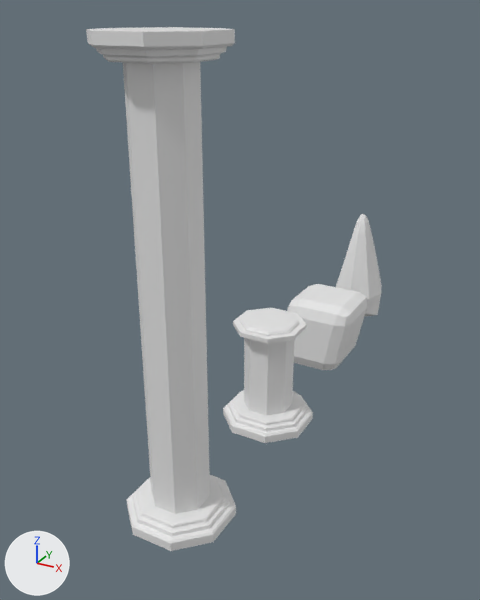
Before and after pictures for a commit that changed the Blender file Assets/3D Models/Props/newRuins.blend.
One viewpoint serves both versions: a 50 mm camera at (6.04, -12.39, 9.07) aimed at (-0.78, 0.01, 2.87). Every picture has the same lights, and +X, +Y and +Z are marked at lower left.
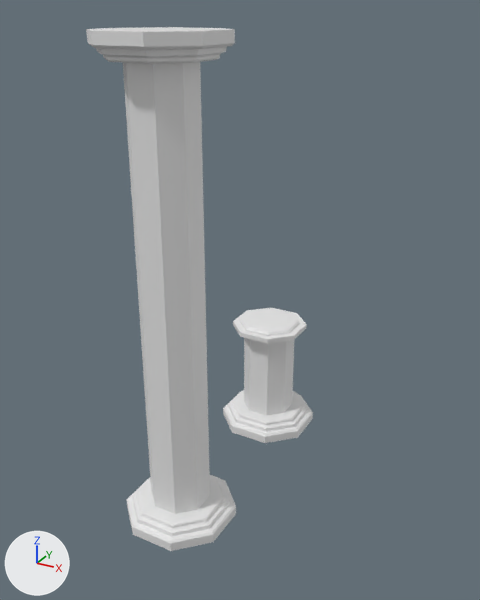
The change, as a diff of the scene's bpy script:
```diff
--- a/Assets/3D Models/Props/newRuins.blend.py
+++ b/Assets/3D Models/Props/newRuins.blend.py
@@ ob_cube_003 @@
-ob_cube_003 = bpy.data.objects.new('Cube.003', me_cube_004)
-ob_cube_003.location = (0.0, 6.3, 1.01)
@@ ob_cube_002 @@
-ob_cube_002 = bpy.data.objects.new('Cube.002', me_cube_003)
-ob_cube_002.location = (0.0, 3.68, 0.74)
```

Changed parts and their boxes [x1, y1, x2, y2] in the pictures (480 x 600 px):
'Cube.002', deleted: before [287, 284, 367, 370]
'Cube.003', deleted: before [336, 214, 382, 317]
